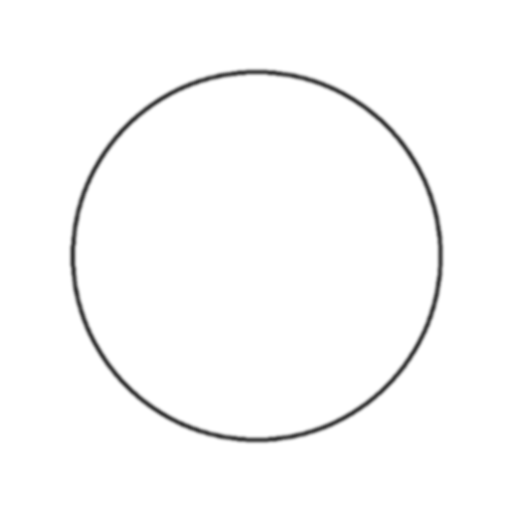
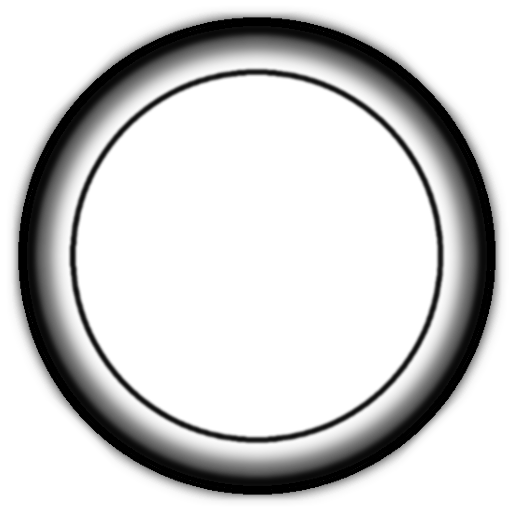
Two versions of the same layered image (512x512). Layer-by-layer changes:
added layer "circle. kopia #1" (49%) above "circle. kopia" over [7, 6, 507, 506]
added layer "circle. kopia" (68%) above "circle" over [18, 17, 496, 495]
added layer "circle" above "Wklejona warstwa #1" over [11, 11, 502, 501]
painted on "Wklejona warstwa #1" over [67, 66, 446, 446]
painted on "Wklejona warstwa" over [30, 29, 483, 483]
added layer "Wklejona warstwa #2" (75%) above "light" over [79, 77, 435, 435]
"color": opacity 100% → 64%, painted on it over [52, 51, 462, 461]
